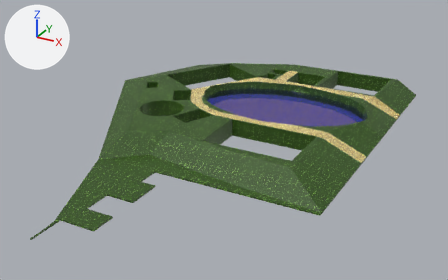
A saved change to the glTF model Gangsta Wizards/Main/MAP - NON-BUILDINGS/Chinaville.glb.
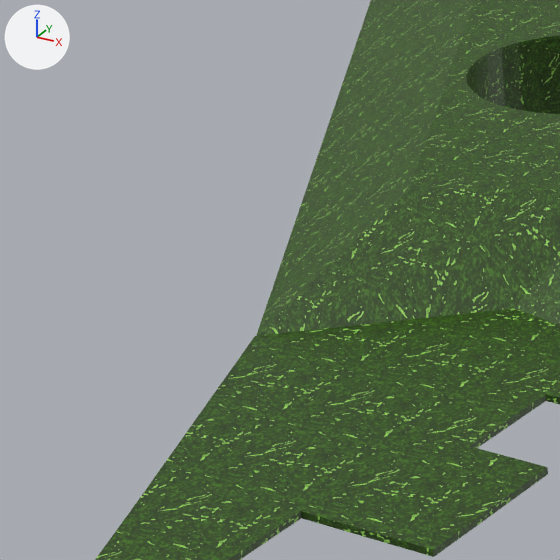
The first picture shows the older version from a 50 mm camera at (116.0, -267.0, 117.0) aimed at (-11.0, -35.0, 1.0). The close-ups show the older and then the newer version on the part from 11% to 35% of the width and 33% to 73% of the height of that picture. Only the edits that show in the close-ups are written down. Arrows for +X, +Y and +Z are at upper left; the lights stay in place. Where no turn or scale is listed for an object, it has been applied to the vertices.

The older version as bpy lines, for what is in view:
```python
me_cube_014 = bpy.data.meshes.new('Cube.014')
me_cube_014.from_pydata(...)  # 342 vertices, 724 faces; spans x -101.0..54.0, y -84.0..76.0, z 3.0..11.0
# faces by material slot: [655, 69]
me_cube_014.materials.append(mat_grass)  # picture img_grass_light
me_cube_014.materials.append(mat_light_bricks)  # picture img_yellow_brick
me_cube_027 = bpy.data.meshes.new('Cube.027')
me_cube_027.from_pydata(...)  # 48 vertices, 92 faces; spans x -45.4..53.5, y -143.0..-69.0, z 3.1..3.7
me_cube_027.materials.append(mat_grass)  # picture img_grass_light
ob_chinaville_ground = bpy.data.objects.new('Chinaville Ground', me_cube_014)
ob_chinaville_ground.location = (0.0, 0.0, 0.0)
ob_ground = bpy.data.objects.new('Ground', me_cube_027)
ob_ground.location = (0.0, 0.0, 0.0)
```
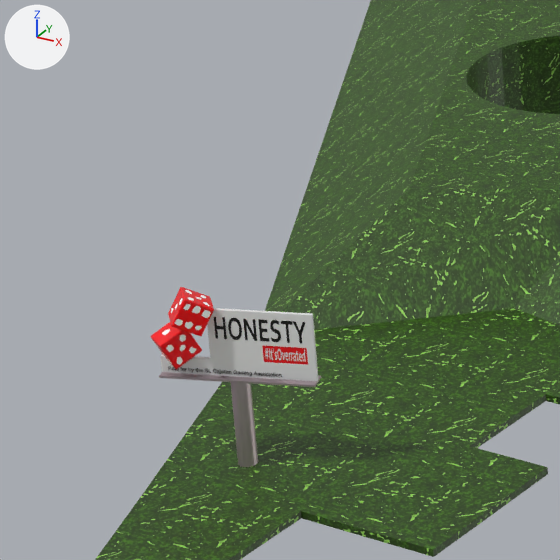
Pixel boxes (x1, y1, x2, y2) of what changed, in the close-ups (560 x 560 px):
'BillboardBack', added
    after: (160, 308, 318, 381)
    faces in mat_white_001 (white #e7e7e7): (160, 308, 318, 381)
    faces in mat_red_001 (red #e7000b): (263, 346, 308, 365)
'Dice', added
    after: (151, 287, 214, 369)
    faces in mat_solid_part (red #ff000b): (151, 287, 214, 369)
    faces in mat_dots (white #ffffff): (155, 290, 211, 365)
'Support', added
    after: (230, 382, 258, 467)
'Text.002', added
    after: (214, 317, 306, 362)
    faces in mat_sign_black (black #000000): (214, 317, 305, 343)
    faces in mat_white_001 (white #e7e7e7): (265, 348, 306, 362)
'Stand', added
    after: (159, 372, 321, 387)
'Text.004', added
    after: (168, 366, 282, 377)

Edits to the bpy script that builds the scene:
```text
Add mat_sign_black:
    mat_sign_black = principled_material('Sign Black')
    mat_sign_black.base_color = (0.0, 0.0, 0.0)  # black #000000
Add mat_white_001:
    mat_white_001 = principled_material('White.001')
    mat_white_001.base_color = (0.8, 0.8, 0.8)  # white #e7e7e7
Add mat_metal:
    mat_metal = principled_material('Metal')
    mat_metal.base_color = (0.589, 0.483, 0.528)  # light grey #cab9c0
    mat_metal.metallic = 1.0
Add mat_dots:
    mat_dots = principled_material('Dots')
    mat_dots.base_color = (1.0, 1.0, 1.0)  # white #ffffff
    mat_dots.roughness = 1.0
Add mat_solid_part:
    mat_solid_part = principled_material('Solid Part')
    mat_solid_part.base_color = (1.0, 0.0, 0.00342)  # red #ff000b
    mat_solid_part.roughness = 0.25
    mat_solid_part.alpha = 0.95
Add mat_red_001:
    mat_red_001 = principled_material('Red.001')
    mat_red_001.base_color = (0.8, 0.0, 0.00344)  # red #e7000b
    mat_red_001.roughness = 1.0
Add me_text_008:
    me_text_008.from_pydata(...)  # 2424 vertices, 4616 faces; spans x -10.4..-0.01, y -4.46..-0.01, z -0.09..0.32
    me_text_008.materials.append(mat_sign_black)  # black #000000
Add me_text_002:
    me_text_002.from_pydata(...)  # 1592 vertices, 3072 faces; spans x -3.51..3.39, y -1.36..1.67, z -0.02..3.34
    # faces by material slot: [2024, 1048]
    me_text_002.materials.append(mat_white_001)  # white #e7e7e7
    me_text_002.materials.append(mat_sign_black)  # black #000000
Add me_cylinder_003:
    me_cylinder_003.from_pydata(...)  # 64 vertices, 124 faces; spans x -0.76..0.76, y -0.76..0.76, z -3.81..3.81
    me_cylinder_003.materials.append(mat_metal)  # light grey #cab9c0
Add me_cube_002:
    me_cube_002.from_pydata([(-6.23, -0.81, -0.08), (-6.23, -0.81, 0.08), (5.13, 3.62, -0.08), (5.13, 3.62, 0.08), (-5.61, -2.38, -0.08), (-5.61, -2.38, 0.08), (5.74, 2.05, -0.08), (5.74, 2.05, 0.08)], [], [(0, 1, 3), (0, 3, 2), (2, 3, 7), (2, 7, 6), (6, 7, 5), (6, 5, 4), (4, 5, 1), (4, 1, 0), (2, 6, 4), (2, 4, 0), (7, 3, 1), (7, 1, 5)])
    me_cube_002.materials.append(mat_metal)  # light grey #cab9c0
Add me_cube_004:
    me_cube_004.from_pydata(...)  # 390 vertices, 772 faces; spans x -3.37..1.95, y -2.24..1.96, z -4.54..1.61
    # faces by material slot: [514, 258]
    me_cube_004.materials.append(mat_solid_part)  # red #ff000b
    me_cube_004.materials.append(mat_dots)  # white #ffffff
Add me_cube_003:
    me_cube_003.from_pydata(...)  # 48 vertices, 92 faces; spans x -5.74..5.74, y -2.36..2.36, z -2.29..3.23
    # faces by material slot: [86, 6]
    me_cube_003.materials.append(mat_white_001)  # white #e7e7e7
    me_cube_003.materials.append(mat_red_001)  # red #e7000b
Add ob_text_004:
    ob_text_004 = bpy.data.objects.new('Text.004', me_text_008)
    ob_text_004.location = (-25.95, -99.84, 11.33)
Add ob_text_002:
    ob_text_002 = bpy.data.objects.new('Text.002', me_text_002)
    ob_text_002.location = (-29.16, -101.48, 12.73)
Add ob_support:
    ob_support = bpy.data.objects.new('Support', me_cylinder_003)
    ob_support.location = (-31.22, -102.1, 7.14)
Add ob_stand:
    ob_stand = bpy.data.objects.new('Stand', me_cube_002)
    ob_stand.location = (-30.98, -102.71, 11.03)
Add ob_dice:
    ob_dice = bpy.data.objects.new('Dice', me_cube_004)
    ob_dice.location = (-34.04, -103.69, 16.51)
Add ob_billboardback:
    ob_billboardback = bpy.data.objects.new('BillboardBack', me_cube_003)
    ob_billboardback.location = (-31.22, -102.1, 13.39)
```
